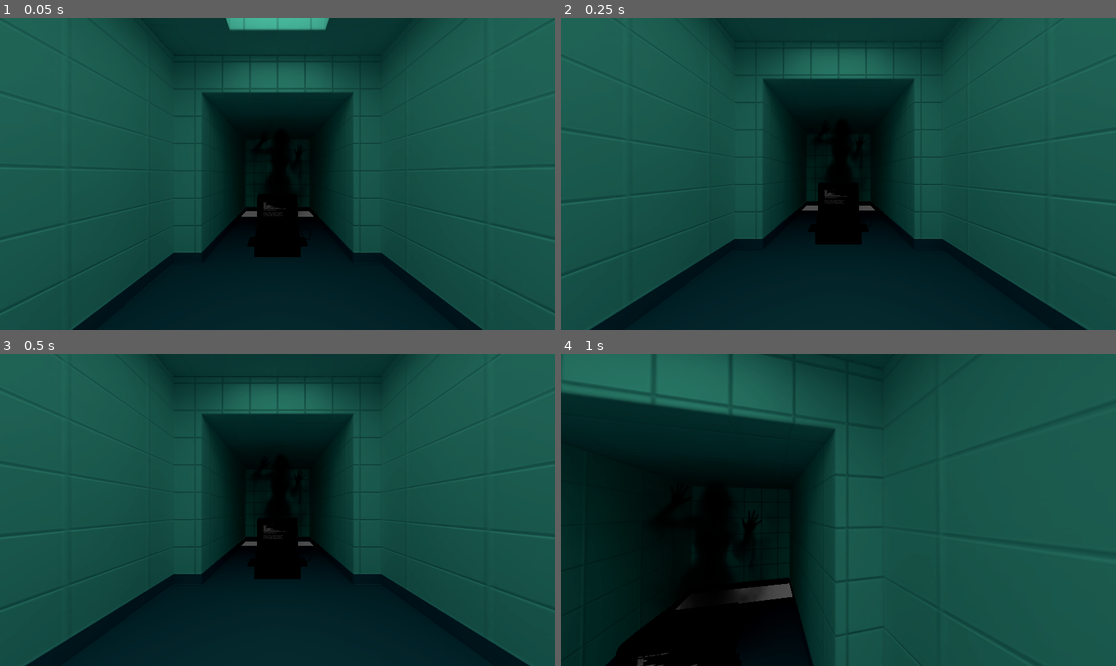
Above: before the commit, frames 1-4 (two rows, left to right).
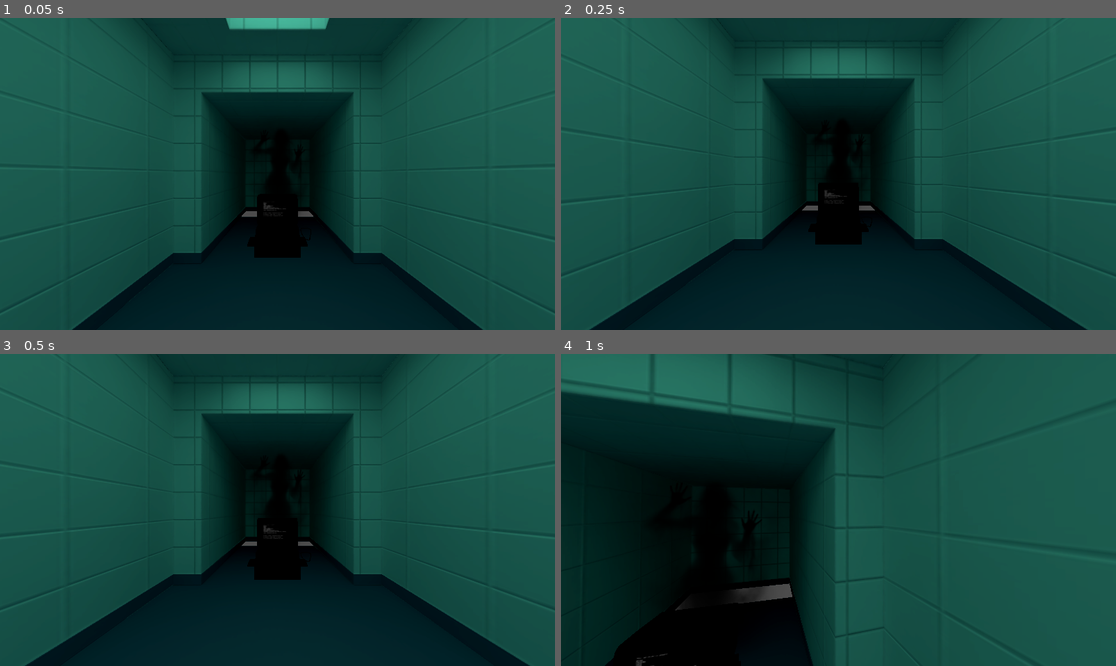
Above: after the commit, the same moments.

Repository: Studio-Zee/Godot-SimpleMultiplayer
Game: Godot game, scene res://exemplo/cenas/lobby.tscn
Two runs of this game, one before a commit and one after it. Both use one fixed random seed, a clock stepped at 60 frames per second and the inputs below.
Inputs (mouse positions are in pixels of both pictures, inside the frame that each line leads up to):
- Up to frame 1 (0.05 s): no input
- Up to frame 2 (0.25 s): no input
- Up to frame 3 (0.5 s): no input
- Up to frame 4 (1 s): tap Enter (ui_accept) at 0.5, 0.77 s; move the mouse to (866, 510) at 0.52 s; hold Up (ui_up) from 0.53 s (still down)

The runs differ from the first frame. In frame 1, less than 0.1% of the frame differs, in the area x 41-59%, y 3-77%; in frame 2, less than 0.1%; in frame 3, less than 0.1%; in frame 4, less than 0.1%, in the area x 8-50%, y 23-100%.

Commit message:
Atualiza transformações de nós na cena do jogador e corrige a posição da câmera

Diff:
--- a/exemplo/cenas/sala_espera.tscn
+++ b/exemplo/cenas/sala_espera.tscn
@@ -41,40 +41,40 @@
 
 [node name="CentroDaSala" type="Node3D" parent="." index="0" unique_id=560015147]
 
-[node name="Sketchfab_model" parent="." index="1" unique_id=622493822]
+[node name="Sketchfab_model" parent="." index="1" unique_id=1918888498]
 transform = Transform3D(1, 0, 0, 0, 2.220446e-16, 1, 0, -1, 2.220446e-16, -11.652655, 0, 0)
 
-[node name="StaticBody3D" type="StaticBody3D" parent="Sketchfab_model/60218395bad04ab2b54b73c63a924108_fbx/RootNode/Plane_040/Plane_040_Material_023_0" parent_id_path=PackedInt32Array(588220168) index="0" unique_id=243038868]
+[node name="StaticBody3D" type="StaticBody3D" parent="Sketchfab_model/60218395bad04ab2b54b73c63a924108_fbx/RootNode/Plane_040/Plane_040_Material_023_0" parent_id_path=PackedInt32Array(2138599138) index="0" unique_id=243038868]
 
 [node name="CollisionShape3D" type="CollisionShape3D" parent="Sketchfab_model/60218395bad04ab2b54b73c63a924108_fbx/RootNode/Plane_040/Plane_040_Material_023_0/StaticBody3D" index="0" unique_id=887162734]
 shape = SubResource("ConcavePolygonShape3D_3at8u")
 
-[node name="StaticBody3D" type="StaticBody3D" parent="Sketchfab_model/60218395bad04ab2b54b73c63a924108_fbx/RootNode/Plane_041/Plane_041_Material_004_0" parent_id_path=PackedInt32Array(1038911528) index="0" unique_id=1167105383]
+[node name="StaticBody3D" type="StaticBody3D" parent="Sketchfab_model/60218395bad04ab2b54b73c63a924108_fbx/RootNode/Plane_041/Plane_041_Material_004_0" parent_id_path=PackedInt32Array(1257147777) index="0" unique_id=1167105383]
 
 [node name="CollisionShape3D" type="CollisionShape3D" parent="Sketchfab_model/60218395bad04ab2b54b73c63a924108_fbx/RootNode/Plane_041/Plane_041_Material_004_0/StaticBody3D" index="0" unique_id=731822911]
 shape = SubResource("ConcavePolygonShape3D_6fsyx")
 
-[node name="StaticBody3D" type="StaticBody3D" parent="Sketchfab_model/60218395bad04ab2b54b73c63a924108_fbx/RootNode/Plane_042/Plane_042_Material_0" parent_id_path=PackedInt32Array(220216623) index="0" unique_id=31246136]
+[node name="StaticBody3D" type="StaticBody3D" parent="Sketchfab_model/60218395bad04ab2b54b73c63a924108_fbx/RootNode/Plane_042/Plane_042_Material_0" parent_id_path=PackedInt32Array(2001597018) index="0" unique_id=31246136]
 
 [node name="CollisionShape3D" type="CollisionShape3D" parent="Sketchfab_model/60218395bad04ab2b54b73c63a924108_fbx/RootNode/Plane_042/Plane_042_Material_0/StaticBody3D" index="0" unique_id=372237099]
 shape = SubResource("ConcavePolygonShape3D_i348s")
 
-[node name="StaticBody3D" type="StaticBody3D" parent="Sketchfab_model/60218395bad04ab2b54b73c63a924108_fbx/RootNode/Plane_043/Plane_043_Material_005_0" parent_id_path=PackedInt32Array(1989527835) index="0" unique_id=2032648203]
+[node name="StaticBody3D" type="StaticBody3D" parent="Sketchfab_model/60218395bad04ab2b54b73c63a924108_fbx/RootNode/Plane_043/Plane_043_Material_005_0" parent_id_path=PackedInt32Array(1632705307) index="0" unique_id=2032648203]
 
 [node name="CollisionShape3D" type="CollisionShape3D" parent="Sketchfab_model/60218395bad04ab2b54b73c63a924108_fbx/RootNode/Plane_043/Plane_043_Material_005_0/StaticBody3D" index="0" unique_id=514752151]
 shape = SubResource("ConcavePolygonShape3D_fkeds")
 
-[node name="StaticBody3D" type="StaticBody3D" parent="Sketchfab_model/60218395bad04ab2b54b73c63a924108_fbx/RootNode/Plane_057/Plane_057_Material_0" parent_id_path=PackedInt32Array(1026760700) index="0" unique_id=1331079246]
+[node name="StaticBody3D" type="StaticBody3D" parent="Sketchfab_model/60218395bad04ab2b54b73c63a924108_fbx/RootNode/Plane_057/Plane_057_Material_0" parent_id_path=PackedInt32Array(296740964) index="0" unique_id=1331079246]
 
 [node name="CollisionShape3D" type="CollisionShape3D" parent="Sketchfab_model/60218395bad04ab2b54b73c63a924108_fbx/RootNode/Plane_057/Plane_057_Material_0/StaticBody3D" index="0" unique_id=2119799272]
 shape = SubResource("ConcavePolygonShape3D_52mpc")
 
-[node name="StaticBody3D" type="StaticBody3D" parent="Sketchfab_model/60218395bad04ab2b54b73c63a924108_fbx/RootNode/Plane_058/Plane_058_Material_0" parent_id_path=PackedInt32Array(573417320) index="0" unique_id=130981843]
+[node name="StaticBody3D" type="StaticBody3D" parent="Sketchfab_model/60218395bad04ab2b54b73c63a924108_fbx/RootNode/Plane_058/Plane_058_Material_0" parent_id_path=PackedInt32Array(1239540727) index="0" unique_id=130981843]
 
 [node name="CollisionShape3D" type="CollisionShape3D" parent="Sketchfab_model/60218395bad04ab2b54b73c63a924108_fbx/RootNode/Plane_058/Plane_058_Material_0/StaticBody3D" index="0" unique_id=1164065340]
 shape = SubResource("ConcavePolygonShape3D_4ouk6")
 
-[node name="StaticBody3D" type="StaticBody3D" parent="Sketchfab_model/60218395bad04ab2b54b73c63a924108_fbx/RootNode/Plane_059/Plane_059_Material_0" parent_id_path=PackedInt32Array(1600768612) index="0" unique_id=784397804]
+[node name="StaticBody3D" type="StaticBody3D" parent="Sketchfab_model/60218395bad04ab2b54b73c63a924108_fbx/RootNode/Plane_059/Plane_059_Material_0" parent_id_path=PackedInt32Array(1025169136) index="0" unique_id=784397804]
 
 [node name="CollisionShape3D" type="CollisionShape3D" parent="Sketchfab_model/60218395bad04ab2b54b73c63a924108_fbx/RootNode/Plane_059/Plane_059_Material_0/StaticBody3D" index="0" unique_id=1964226494]
 shape = SubResource("ConcavePolygonShape3D_hw00b")
@@ -85,7 +85,7 @@
 offset_right = 336.0
 offset_bottom = 63.0
 theme_override_font_sizes/font_size = 38
-text = "NICIAR PARTIDA"
+text = "INICIAR PARTIDA"
 
 [node name="LabelContador" type="Label" parent="CanvasLayer" index="1" unique_id=750445353]
 offset_top = 134.0
--- a/exemplo/player/player_local.tscn
+++ b/exemplo/player/player_local.tscn
@@ -26,4 +26,4 @@
 mesh = SubResource("BoxMesh_4flbx")
 
 [node name="Camera3D" type="Camera3D" parent="." unique_id=1792905048]
-transform = Transform3D(1, 0, 0, 0, 1, 0, 0, 0, 1, 0, 0.5, -0.7134567)
+transform = Transform3D(1, 0, 0, 0, 1, 0, 0, 0, 1, 0, 0.5, -0.72740006)
